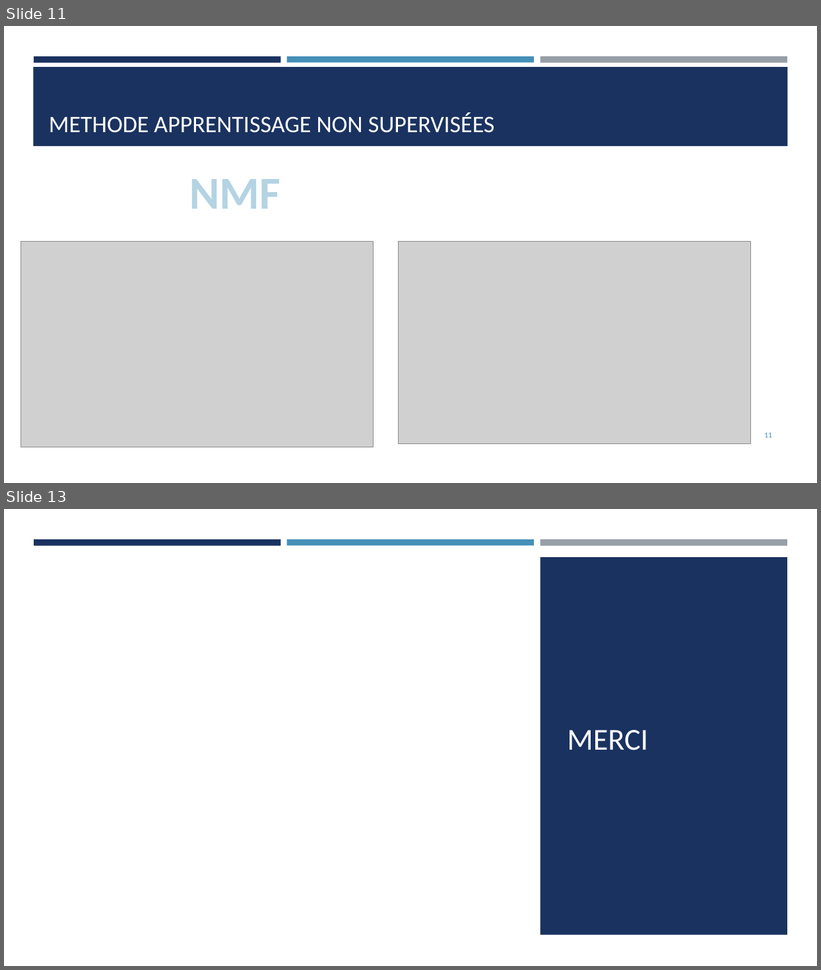
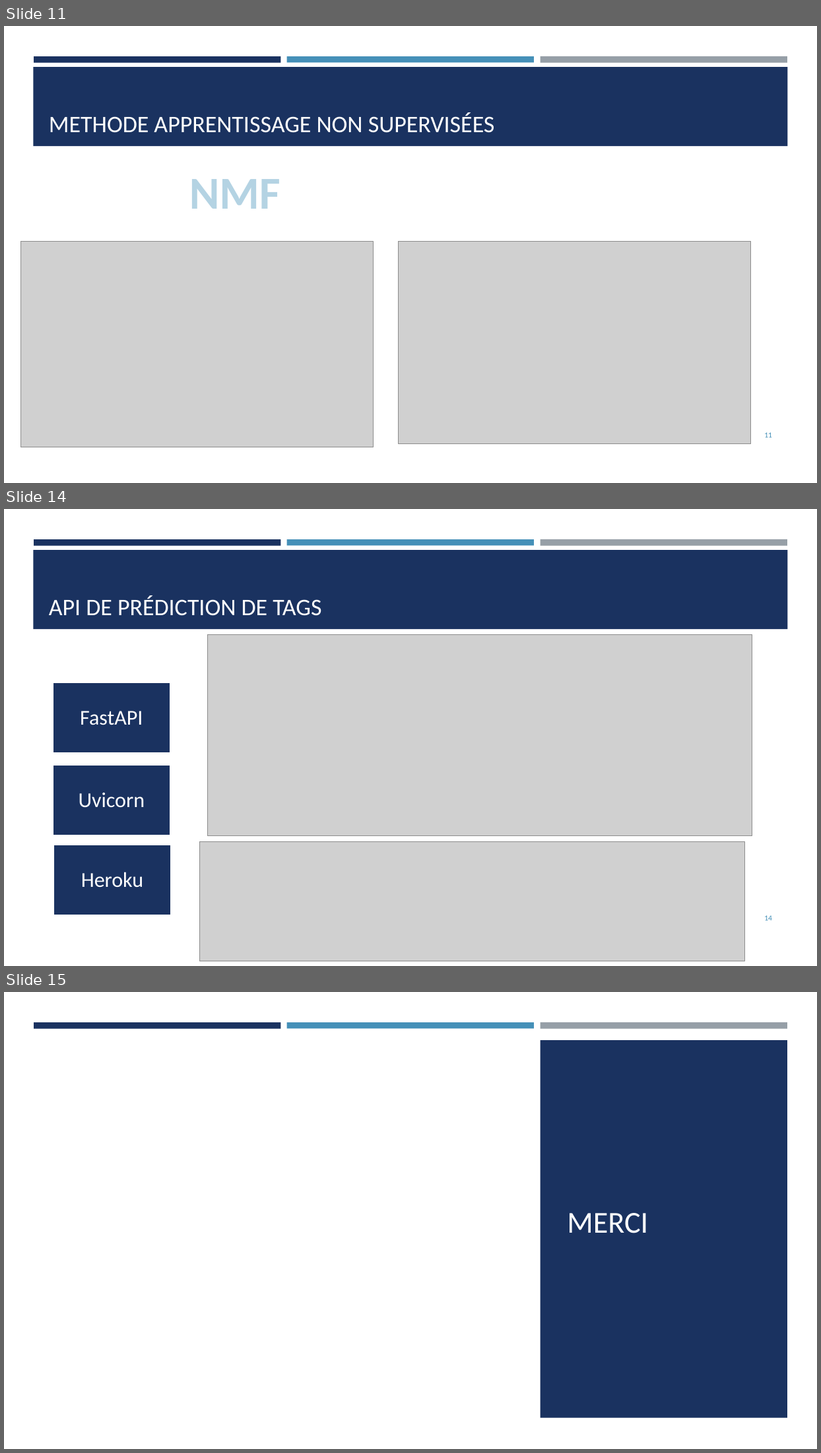
Before and after one commit to Belal237/Categoriser_automatiquement_des_questions_Stackoverflow, a slide deck: P5_5_Presentation.pptx. Shown one above the other, each under a label of ours: slides 11 and 13 before the commit, slides 11, 14 and 15 after it; the slides between them are not shown. The pictures are 821x970 and 821x1453 pixels, drawn with LibreOffice and Linux fonts; fonts in the diff are those of the drawing; grey boxes stand for pictures. Boxes give left, top, right and bottom in pixels: in the first picture for what was removed or moved away, otherwise in the second. Text is boxed around its words. In the diff, an @@ line names an element or a change of style, - is before the commit and + after.

```diff
--- a/P5_5_Presentation.pptx
+++ b/P5_5_Presentation.pptx
@@ slide 14 added at bbox=[4, 509, 817, 966], background #FFFFFF; not listed: 4 template elements that a slide beside it also shows @@
@@ title added at bbox=[49, 595, 321, 616], 28 pt, text #FFFFFF @@
+API DE PRÉDICTION DE TAGS
@@ picture added at bbox=[208, 634, 752, 836] @@
@@ picture added at bbox=[200, 842, 745, 961] @@
@@ group added at bbox=[53, 683, 171, 916]: 3 rectangles, 3 texts @@
+FastAPI
+Uvicorn
+Heroku
@@ page number added at bbox=[764, 916, 772, 921], 9 pt, text #4590B8 @@
+14
@@ what was slide 13 is now slide 15 @@
```
Also in this commit, not shown: 2 slides changed, 1 other slide added.
